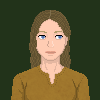
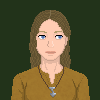
Layered file, before and after one edit (100×100). Changes by layer:
added layer "necklace" above "Pasted Layer" over [left=38, top=65, right=64, bottom=97]
painted on "Background" over [left=48, top=88, right=56, bottom=98]
